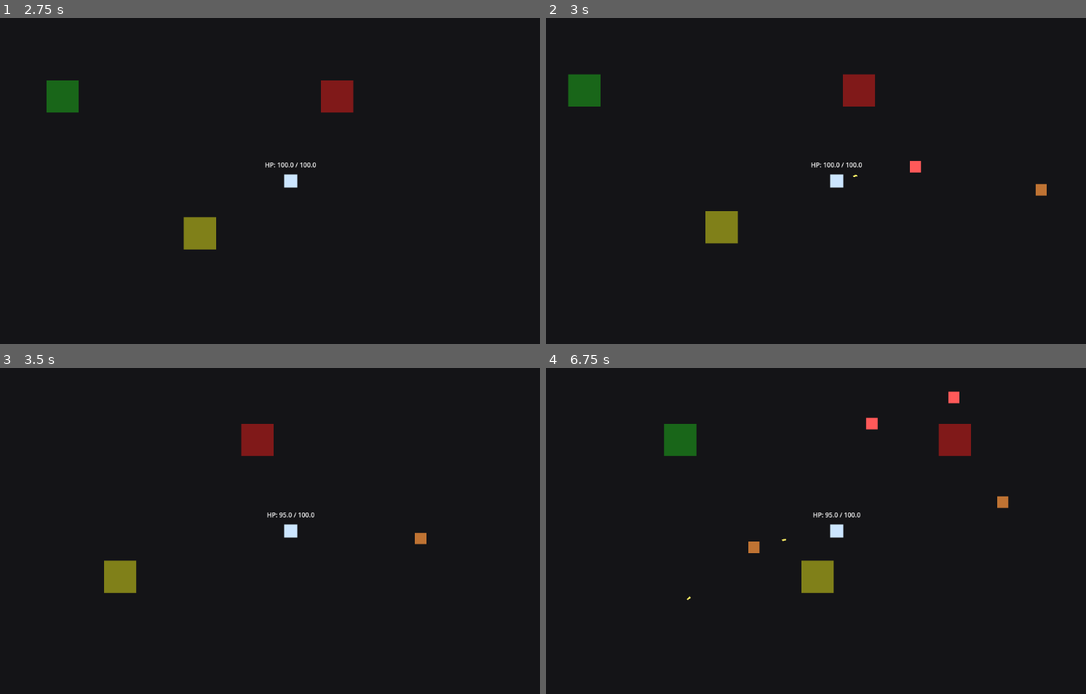
Above: before the commit, frames 1-4 (two rows, left to right).
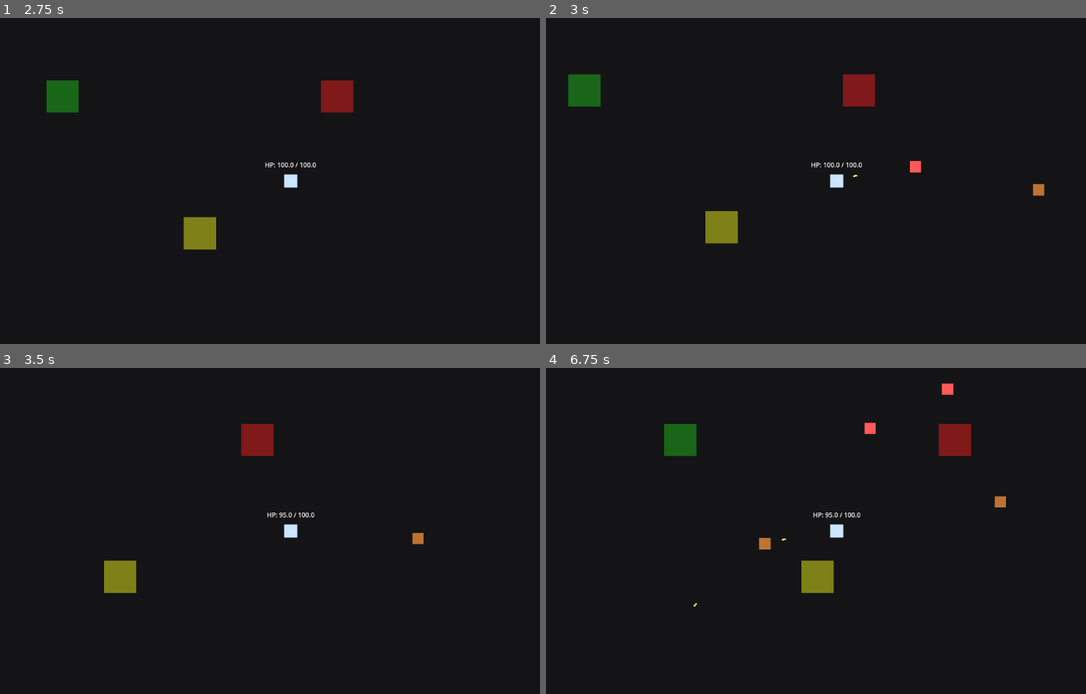
Above: after the commit, the same moments.

Repository: KevinRabbe/bullet-hell-roughe-lite
Game: Godot game, scene res://scenes/game/Main.tscn
Two runs of this game, one before a commit and one after it. Both use one fixed random seed, a clock stepped at 60 frames per second and the inputs below.
Inputs:
- Up to frame 1 (2.75 s): click "Start Run" at 0.5 s; tap Enter at 1.25 s; hold D (move_right) 1.28-2.03 s; hold C (cycle_character) 1.28-2.03 s; tap Space at 1.52, 2.27 s; hold S (move_down) from 2.03 s (still down); tap E (interact) at 2.1 s
- Up to frame 2 (3 s): release S (move_down) at 2.78 s; hold D (move_right) from 2.78 s (still down); tap B at 2.85 s
- Up to frame 3 (3.5 s): keep holding D (move_right)
- Up to frame 4 (6.75 s): release D (move_right) at 3.53 s; hold W (move_up) 3.53-4.28 s; tap Enter at 3.6 s; tap Space at 3.77, 4.52, 5.27 s; hold A (move_left) 4.28-5.78 s; tap R at 4.35 s; tap P at 5.1 s; hold S (move_down) 5.78-6.53 s; tap Q at 5.85 s; hold D (move_right) from 6.53 s (still down); tap 1 at 6.6 s

Frame 1 is identical in both runs. In frame 2, less than 0.1% of the frame differs, in the area x 90-93%, y 50-55%; in frame 3, less than 0.1%; in frame 4, 0.4%, in the area x 26-86%, y 4-74%.

Commit message:
Reduce wave duration to 30 seconds

Diff:
--- a/scripts/spawning/enemy_spawner.gd
+++ b/scripts/spawning/enemy_spawner.gd
@@ -7,7 +7,7 @@
 @export var spawn_interval_seconds: float = 1.5
 @export var spawn_radius: float = 420.0
 @export var max_alive_enemies: int = 20
-@export var wave_duration_seconds: float = 90.0
+@export var wave_duration_seconds: float = 30.0
 @export var min_spawn_interval_seconds: float = 0.7
 
 var target: Node2D
